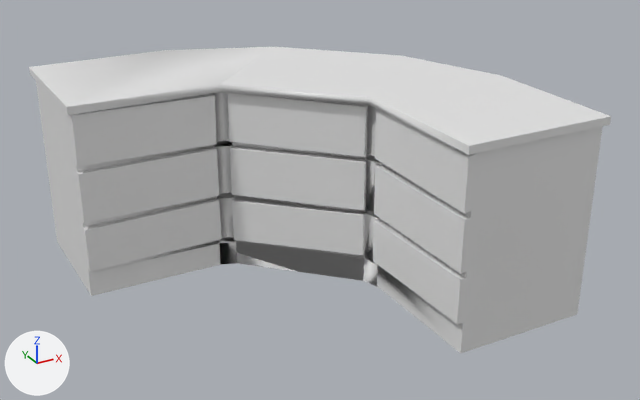
Two versions of the FBX model Assets/Furniture/Cabinet7.fbx, one commit apart.
Camera for both pictures: a camera (50 mm lens) standing at (-6.52, -12.15, 6.99) and looking at (-0.36, -0.95, 1.39). The lights are fixed; the arrows at lower left show +X, +Y and +Z.

Before the edit, the objects in view are built like this:
```python
me_cube_001 = bpy.data.meshes.new('Cube.001')
me_cube_001.from_pydata(...)  # 468 vertices, 495 faces; spans x -3.86..2.56, y -3.91..2.52, z 0.0..3.16
ob_cabinet7 = bpy.data.objects.new('Cabinet7', me_cube_001)
ob_cabinet7.location = (0.0, 0.0, 0.0)
```
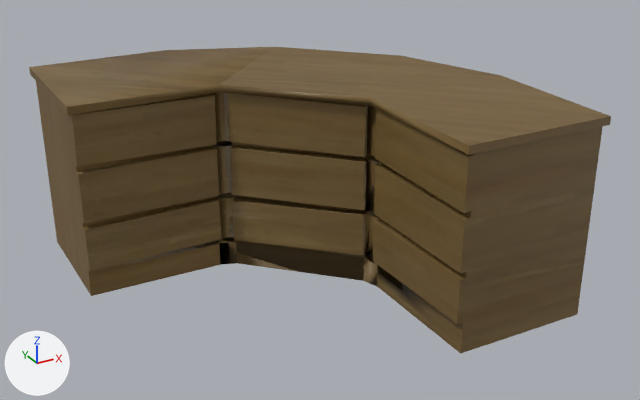
The change, as JSON lines over the scene's bpy script:
```json
{"op": "add", "block": "img_wood_01_jpg", "code": ["img_wood_01_jpg = load_image('wood_01.jpg', '../../Textures/wood_01.jpg', 1181, 1181, 'sRGB')"]}
{"op": "add", "block": "mat_material_001", "code": ["mat_material_001 = principled_material('Material.001')", "mat_material_001.texture = img_wood_01_jpg"]}
{"block": "me_cube_001", "where": "me_cube_001.from_pydata(...)  # 468 vertices, 495 faces; spans x -3.86..2.56, y -3.91..2.52, z 0.0..3.16"}
{"op": "add", "block": "me_cube_001", "code": "me_cube_001.materials.append(mat_material_001)  # picture img_wood_01_jpg"}
```

Location of each change, [x1, y1, x2, y2] in pixels of the pictures (640 x 400 px):
```json
{"object": "Cabinet7", "change": "recoloured", "before": [29, 47, 611, 354], "after": [29, 47, 611, 354], "on screen": "grey to brown"}
```
